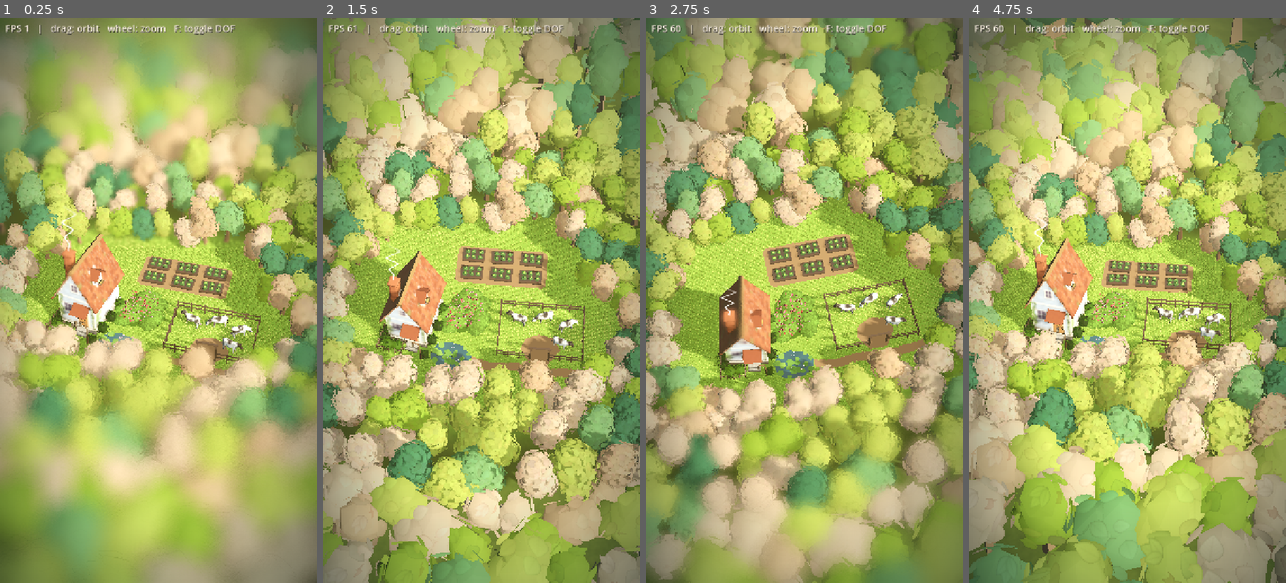
Above: before the commit, frames 1-4 (left to right).
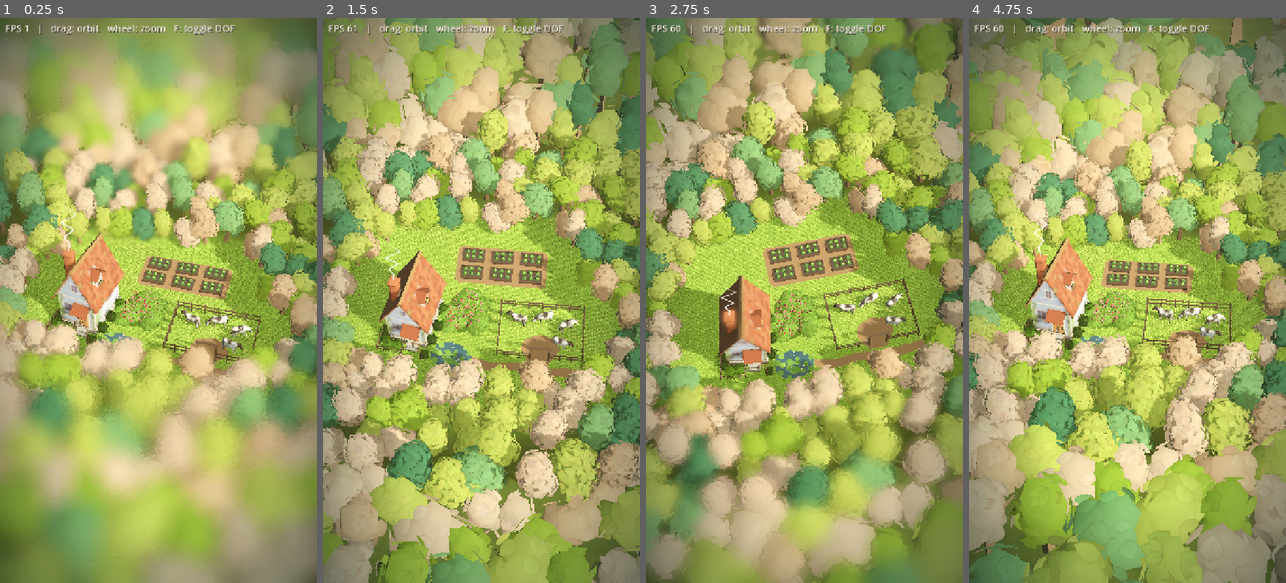
Above: after the commit, the same moments.

Repository: evaqqwww/Island
Game: Godot game, scene res://main.tscn
Same seed, same stepped clock (60 frames per second), same inputs: the game is played once before the commit and once after it.
Inputs (mouse positions are in pixels of both pictures, inside the frame that each line leads up to):
- Up to frame 1 (0.25 s): no input
- Up to frame 2 (1.5 s): tap Enter at 0.5 s; move the mouse to (551, 272) at 0.52 s; tap F at 0.6 s; click (551, 272) at 0.67 s; drag from (418, 328) to (465, 413) at 1.27 s
- Up to frame 3 (2.75 s): move the mouse to (836, 176) at 2.02 s; tap F at 2.1 s; click (836, 176) at 2.17 s
- Up to frame 4 (4.75 s): drag from (1111, 413) to (1032, 215) at 2.77 s; move the mouse to (1222, 385) at 3.52 s; tap F at 3.6 s; click (1222, 385) at 3.67 s; drag from (1032, 215) to (1079, 159) at 4.27 s

The runs differ from the first frame. In frame 1, 0.7% of the frame differs, in the area x 17-80%, y 43-60%; in frame 2, 0.5%; in frame 3, 0.4%; in frame 4, 0.8%, in the area x 18-81%, y 44-58%.

Commit message:
压低木屋墙面、边框和奶牛白毛的亮度，提高色调映射白点和泛光阈值，避免白色过曝
Co-Authored-By: Claude Opus 5.5 <noreply@anthropic.com>

Diff:
--- a/main.tscn
+++ b/main.tscn
@@ -35,13 +35,14 @@
 ambient_light_energy = 0.42
 tonemap_mode = 2
 tonemap_exposure = 0.95
+tonemap_white = 1.2
 ssao_enabled = true
 ssao_radius = 1.2
 ssao_intensity = 1.6
 glow_enabled = true
 glow_intensity = 0.3
 glow_bloom = 0.03
-glow_hdr_threshold = 0.9
+glow_hdr_threshold = 1.2
 fog_enabled = true
 fog_light_color = Color(0.95, 0.85, 0.65, 1)
 fog_density = 0.0008
Binary file changed: assets/cabin/textures/cabin_albedo.png
Binary file changed: assets/cabin/textures/cabin_ao.png
Binary file changed: assets/farm/farm.glb
Binary file changed: assets/farm/textures/cow_albedo.png
Binary file changed: assets/farm/textures/cow_ao.png
Not shown, changed: blender/build_cabin.py
Not shown, changed: blender/build_farm.py
Not shown, changed: blender/cabin.blend
Not shown, changed: blender/farm.blend
Not shown, changed: docs/index.html
Not shown, changed: docs/index.pck
